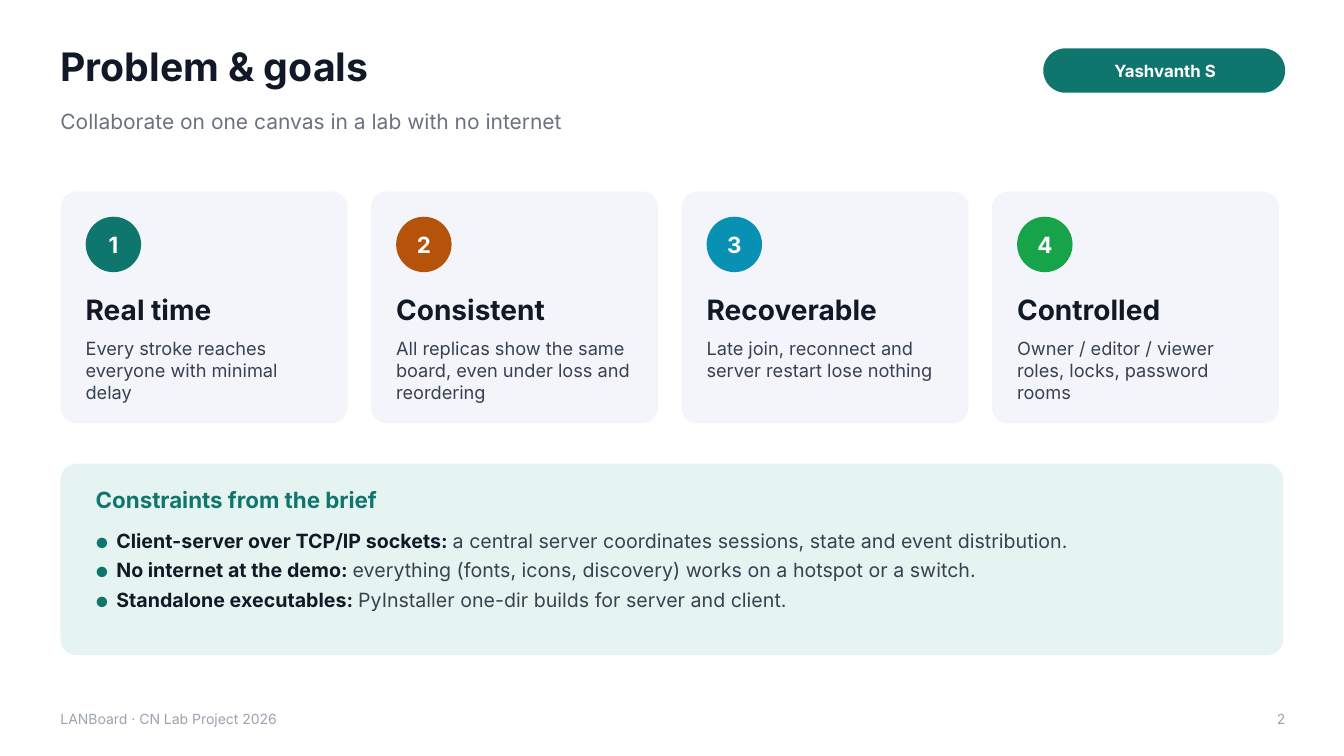
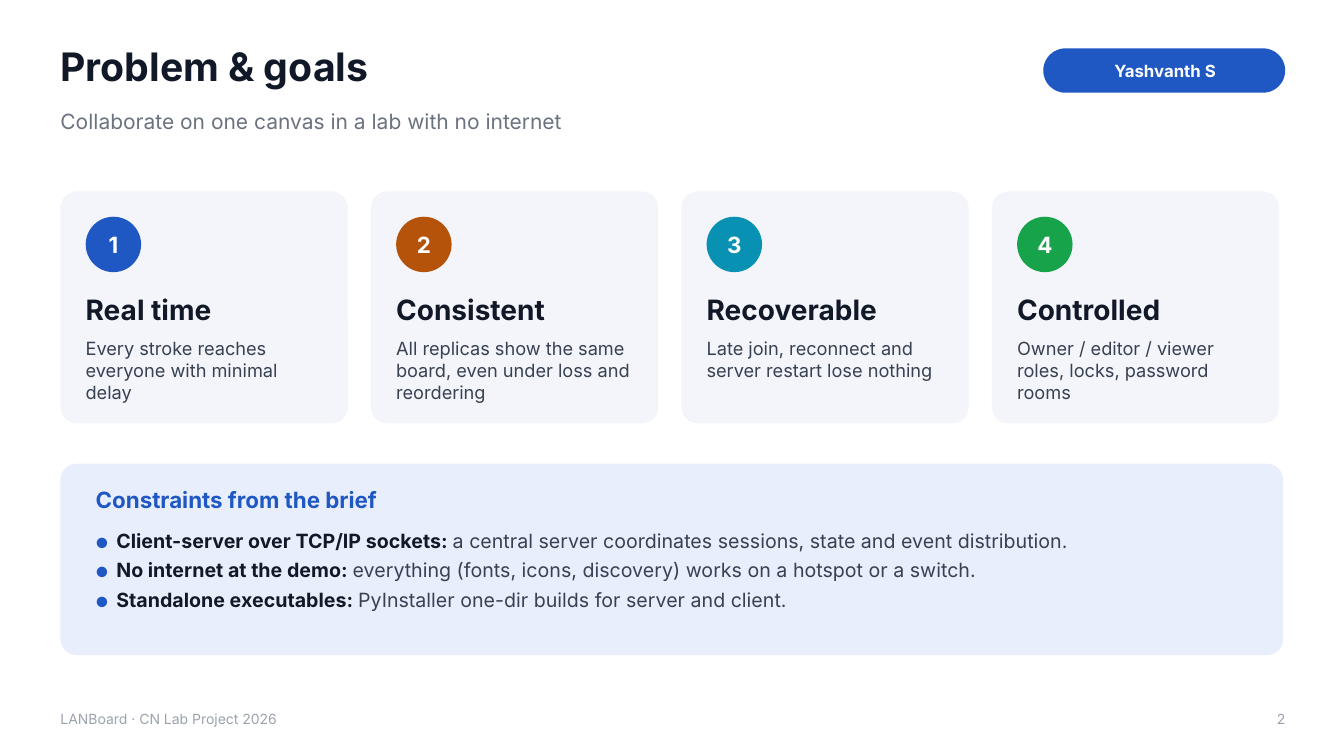
Before and after one commit to YashvanthSankar/cn-course-project, a slide deck: slide 2 of docs/LANBoard_Presentation.pptx. Drawn at 1344x756 pixels with LibreOffice and Linux fonts; fonts in the diff are those of the drawing. Boxes give left, top, right and bottom in pixels: in the first picture for what was removed or moved away, otherwise in the second. Text is boxed around its words. In the diff, an @@ line names an element or a change of style, - is before the commit and + after.

Commit message:
ui+docs: professional cobalt-blue and slate palette
Replaces the teal accent with a muted cobalt blue (#1f57c3 light,
#3b7be8 dark) on slate greys, a navy connect-screen panel, and amber kept
as the small second colour. Logo/icon, PDF styles, diagrams and the deck
follow; the 22 screenshots were retaken and the PDF and PPTX rebuilt.

```diff
--- a/docs/LANBoard_Presentation.pptx
+++ b/docs/LANBoard_Presentation.pptx
@@ rounded rectangle "Yashvanth S" at (1044, 48, 1286, 93): fill #0F766E to #1F57C3 @@
@@ ellipse "1" at (86, 217, 141, 272): fill #0F766E to #1F57C3 @@
@@ rounded rectangle at (60, 464, 1284, 655): fill #E6F4F1 to #E8EEFB @@
@@ text "Constraints from the brief" at (96, 491, 376, 509): text colour #0F766E to #1F57C3 @@
@@ text "● Client-server over TCP/IP sockets: ..." at (116, 533, 1068, 611): text colour #0F766E to #1F57C3 in "●", "●", "●" @@
```
Also in this commit, not shown: 21 other slides changed, 38 other files.
